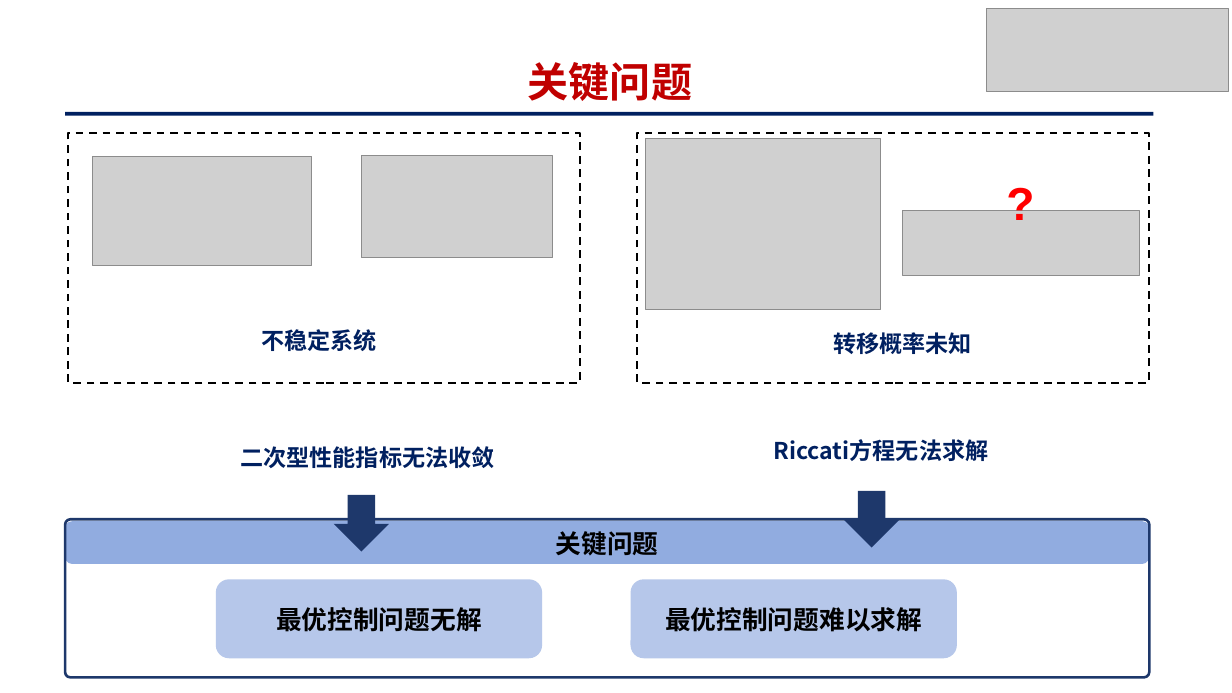
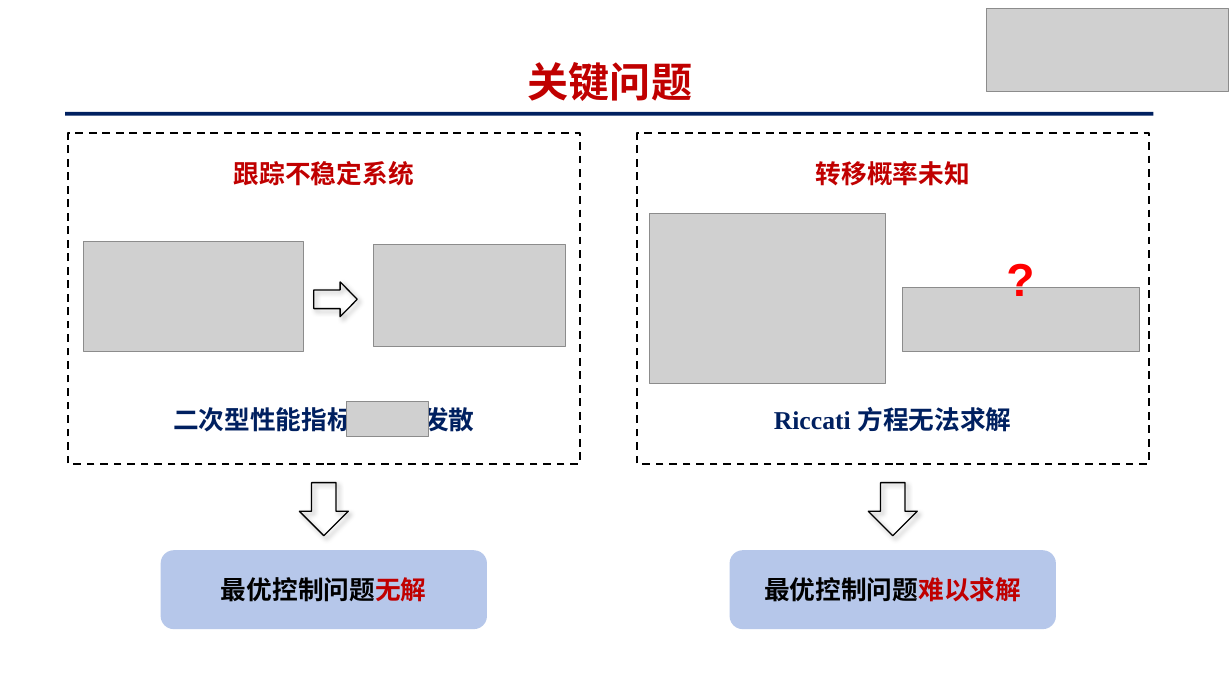
Before and after one commit to yck0609/master-thesis, a slide deck: slide 6 of PPT/基于策略迭代的马尔可夫跳变系统最优跟踪控制_姚才康.pptx. Drawn at 1232x693 pixels with LibreOffice and Linux fonts; fonts in the diff are those of the drawing; grey boxes stand for pictures. Boxes give left, top, right and bottom in pixels: in the first picture for what was removed or moved away, otherwise in the second. Text is boxed around its words. In the diff, an @@ line names an element or a change of style, - is before the commit and + after.

```diff
--- a/PPT/基于策略迭代的马尔可夫跳变系统最优跟踪控制_姚才康.pptx
+++ b/PPT/基于策略迭代的马尔可夫跳变系统最优跟踪控制_姚才康.pptx
@@ rectangle: place and size @@
-rectangle at (68,133,580,383)
+rectangle at (68,133,580,464)
@@ rectangle: place and size @@
-rectangle at (637,133,1149,383)
+rectangle at (637,133,1149,464)
@@ text at (234,161,414,186): text changed; size 18 to 20 pt; text colour #002060 to #C00000 @@
-不稳定系统
+跟踪不稳定系统
@@ text "转移概率未知": place and size @@
-text "转移概率未知" at (833,332,972,354)
+text "转移概率未知" at (816,161,970,186)
@@ text "转移概率未知" at (816,161,970,186): size 18 to 20 pt, text colour #002060 to #C00000 @@
@@ picture: place and size @@
-picture at (645,139,881,309)
+picture at (650,213,885,384)
@@ picture: place and size @@
-picture at (92,156,312,266)
+picture at (83,241,303,351)
@@ picture: place and size @@
-picture at (361,156,553,258)
+picture at (373,245,565,347)
@@ text "?": place and size @@
-text "?" at (997,170,1044,236)
+text "?" at (997,246,1044,311)
@@ right arrow added at (314,282,358,317), outline #000000 1 pt @@
@@ picture: place and size @@
-picture at (902,211,1140,275)
+picture at (902,287,1140,352)
@@ text at (173,403,474,436): text changed; size 18 to 20 pt @@
-二次型性能指标无法收敛
+二次型性能指标 发散
@@ picture added at (347,402,429,437) @@
@@ text at (774,407,1011,432): text changed; size 18 to 20 pt; font Noto Sans CJK SC to Times New Roman @@
-Riccati方程无法求解
+Riccati 方程无法求解
@@ right arrow added at (299,483,348,536), outline #000000 1 pt @@
@@ down arrow removed at (334,495,389,552) @@
@@ down arrow removed at (844,491,899,547) @@
@@ right arrow added at (868,483,917,536), outline #000000 1 pt @@
@@ rounded rectangle removed at (65,521,1149,564) @@
-关键问题
@@ rounded rectangle removed at (65,519,1149,677) @@
@@ rounded rectangle "最优控制问题无解": place and size @@
-rounded rectangle "最优控制问题无解" at (216,579,543,658)
+rounded rectangle "最优控制问题无解" at (161,550,487,628)
@@ rounded rectangle "最优控制问题无解" at (161,550,487,628): text colour #000000 to #C00000 in "最优控制问题无解" @@
@@ rounded rectangle "最优控制问题难以求解": place and size @@
-rounded rectangle "最优控制问题难以求解" at (630,579,957,658)
+rounded rectangle "最优控制问题难以求解" at (730,550,1056,628)
@@ rounded rectangle "最优控制问题难以求解" at (730,550,1056,628): text colour #000000 to #C00000 in "最优控制问题难以求解" @@
```
Also in this commit, not shown: 4 other slides changed, 18 slides added, 7 slides removed, 15 other files.
